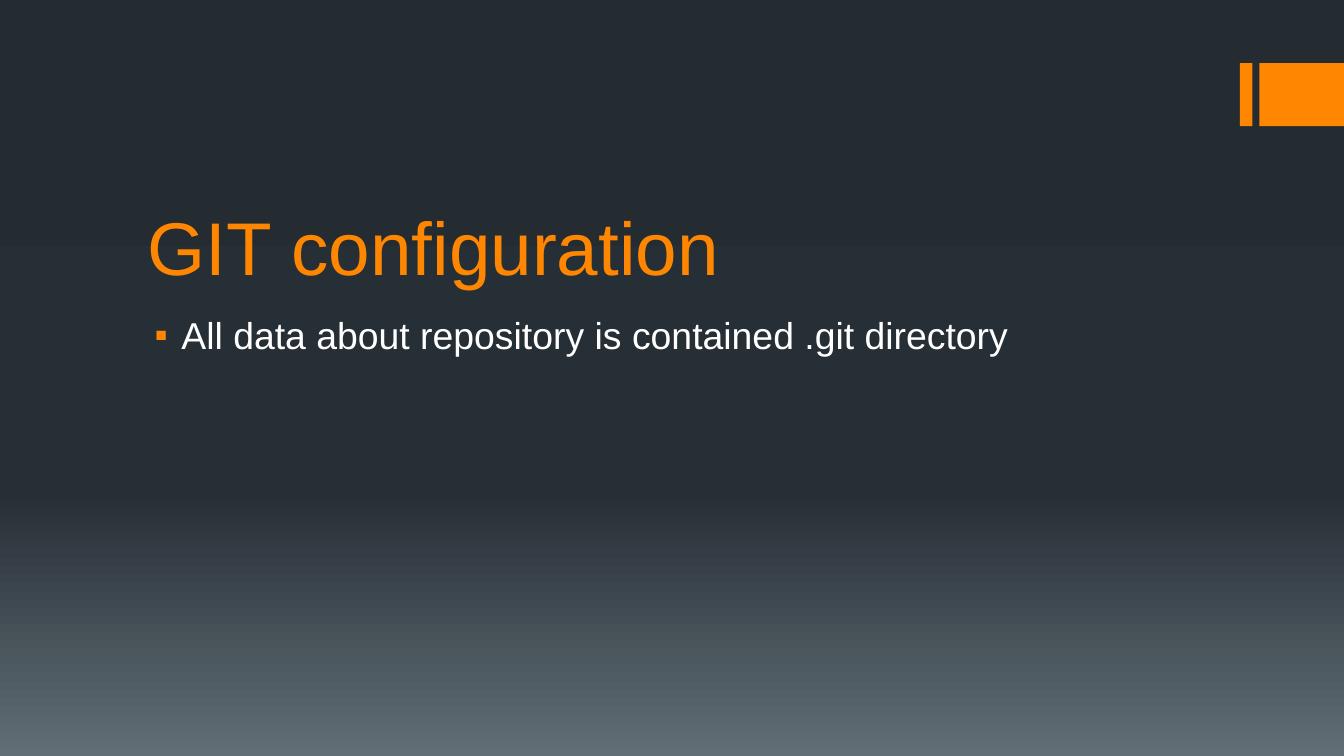
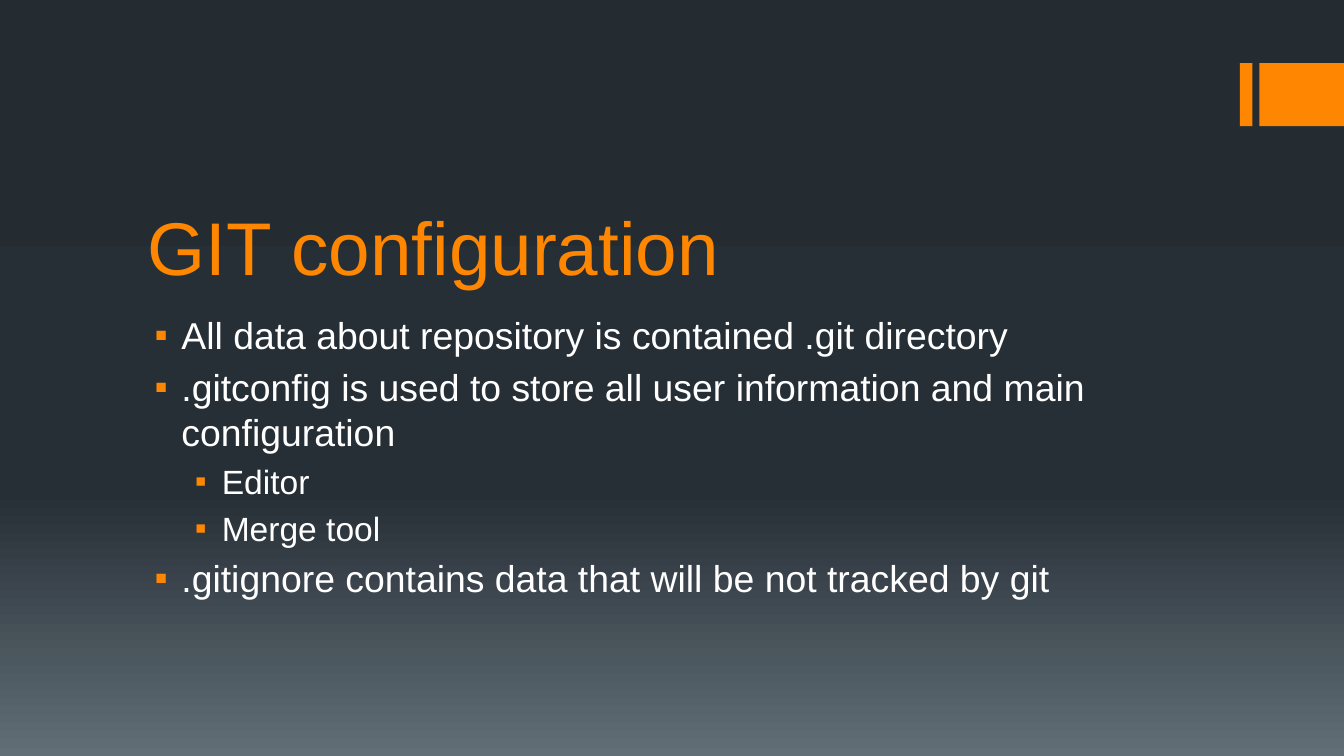
Before and after one commit to tkruk/Presentations, a slide deck: slide 6 of IntroToGit.pptx. Drawn at 1344x756 pixels with LibreOffice and Linux fonts; fonts in the diff are those of the drawing. Boxes give left, top, right and bottom in pixels: in the first picture for what was removed or moved away, otherwise in the second. Text is boxed around its words. In the diff, an @@ line names an element or a change of style, - is before the commit and + after.

```diff
--- a/IntroToGit.pptx
+++ b/IntroToGit.pptx
@@ text at (x1=181, y1=374, x2=1085, y2=600): paragraphs added @@
+▪ .gitconfig is used to store all user information and main configuration
+  ▪ Editor
+  ▪ Merge tool
+▪ .gitignore contains data that will be not tracked by git
```
Also in this commit, not shown: 1 other slide changed.
